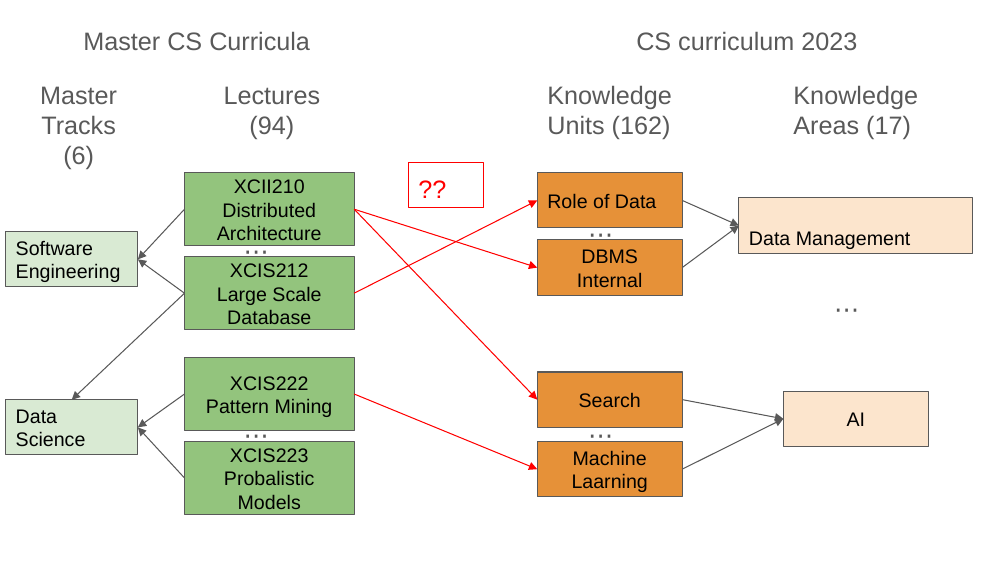
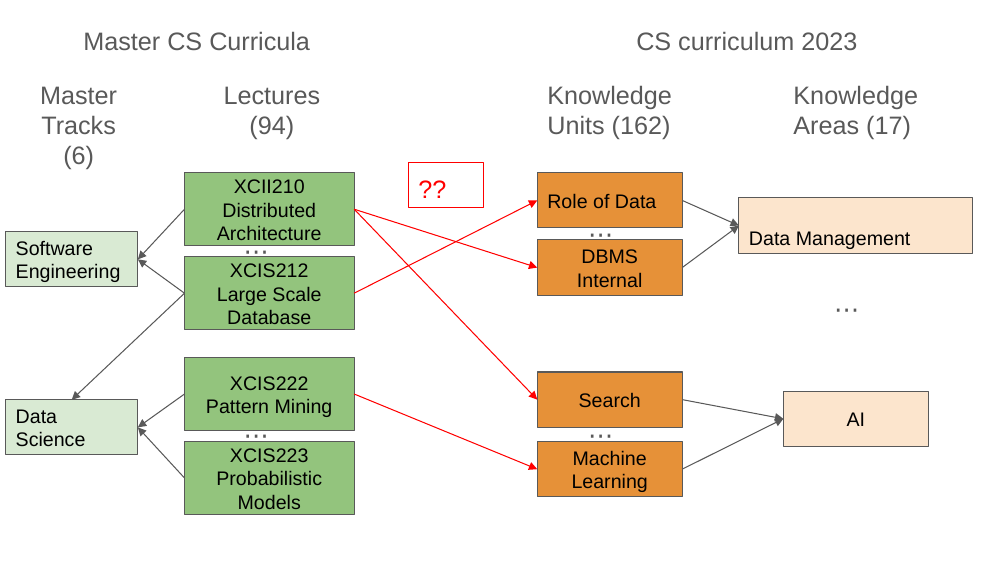
Before and after one commit to momo54/SLM-EXP, a slide deck: slide 1 of scripts/Demo SPARQLLM.pptx. Drawn at 1008x567 pixels with LibreOffice and Linux fonts; fonts in the diff are those of the drawing. Boxes give left, top, right and bottom in pixels: in the first picture for what was removed or moved away, otherwise in the second. Text is boxed around its words. In the diff, an @@ line names an element or a change of style, - is before the commit and + after.

```diff
--- a/scripts/Demo SPARQLLM.pptx
+++ b/scripts/Demo SPARQLLM.pptx
@@ text in rectangle at <box>216,470,322,509</box>: text changed @@
-Probalistic Models
+Probabilistic Models
@@ text in rectangle at <box>572,450,648,492</box>: text changed @@
-Machine Laarning
+Machine Learning
```
Also in this commit, not shown: 1 other slide changed, 3 other files.
